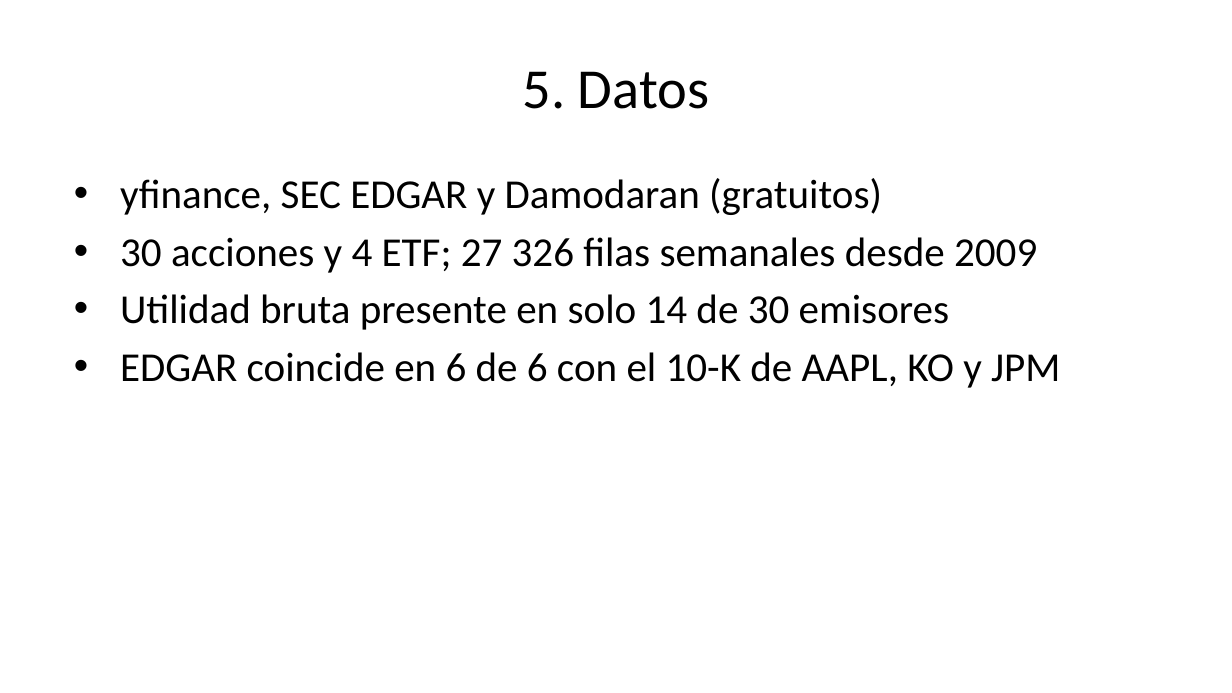
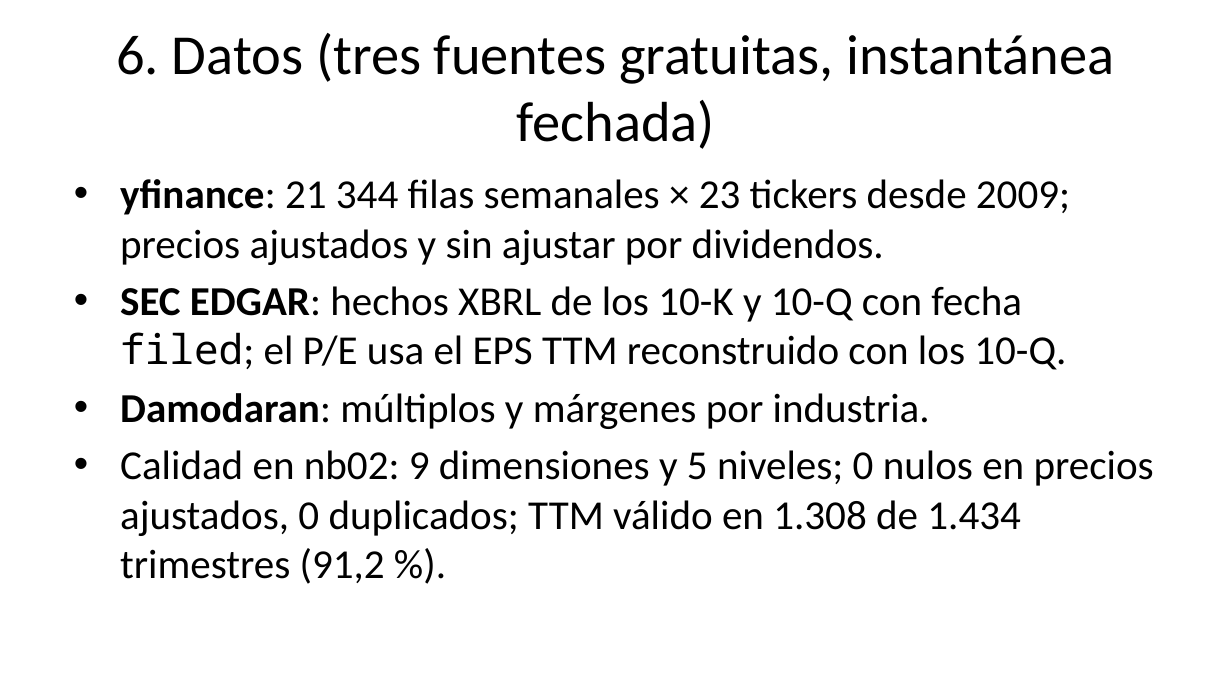
Before and after one commit to louis97/asistente-financiero, a slide deck: slide 8 of entregables/entrega_1/presentacion.pptx (slide 7 before the commit). Drawn at 1232x693 pixels with LibreOffice and Linux fonts; fonts in the diff are those of the drawing. Boxes give left, top, right and bottom in pixels: in the first picture for what was removed or moved away, otherwise in the second. Text is boxed around its words. In the diff, an @@ line names an element or a change of style, - is before the commit and + after.

```diff
--- a/entregables/entrega_1/presentacion.pptx
+++ b/entregables/entrega_1/presentacion.pptx
@@ title at (116, 33, 1114, 149): text changed @@
-5. Datos
+6. Datos (tres fuentes gratuitas, instantánea fechada)
@@ text at (120, 179, 1154, 584): text changed @@
-• yfinance, SEC EDGAR y Damodaran (gratuitos)
-• 30 acciones y 4 ETF; 27 326 filas semanales desde 2009
-• Utilidad bruta presente en solo 14 de 30 emisores
-• EDGAR coincide en 6 de 6 con el 10-K de AAPL, KO y JPM
+• yfinance: 21 344 filas semanales × 23 tickers desde 2009; precios ajustados y sin ajustar por dividendos.
+• SEC EDGAR: hechos XBRL de los 10-K y 10-Q con fecha filed; el P/E usa el EPS TTM reconstruido con los 10-Q.
+• Damodaran: múltiplos y márgenes por industria.
+• Calidad en nb02: 9 dimensiones y 5 niveles; 0 nulos en precios ajustados, 0 duplicados; TTM válido en 1.308 de 1.434 trimestres (91,2 %).
```
Also in this commit, not shown: 5 other slides changed, 8 slides added, 6 slides removed, 7 other files.
